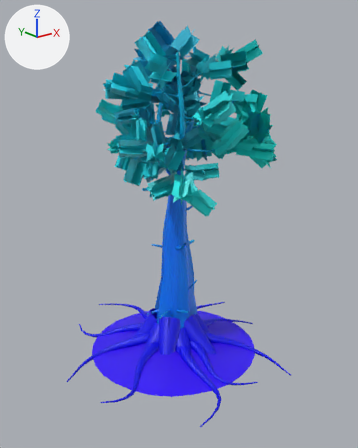
Two versions of the glTF model assets/models/plants/sugi_old.glb, one commit apart.
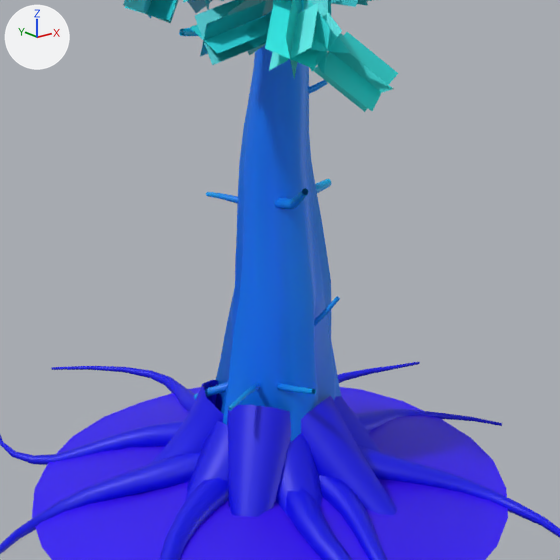
The first picture shows the older version from a 50 mm lens placed at (-20.5, -26.3, 19.9), pointed at (0.4, -0.2, 9.5). The close-ups show the older and then the newer version on the part from 23% to 76% of the width and 40% to 83% of the height of that picture. Only the edits that show in the close-ups are written down. The axes (+X, +Y, +Z) are drawn at upper left. The lights are the same throughout. Objects named as collision shapes, trigger or cutter boxes, shadow casters or lower levels of detail are left out. Vertices at exactly the same position are counted once.

The scene before the commit, as lines of its bpy script (objects in view):
```python
me_lod0 = bpy.data.meshes.new('lod0')
me_lod0.from_pydata(...)  # 7716 vertices, 10864 faces; spans x -8.4..8.1, y -8.1..9.7, z -0.9..22.8
me_lod0.materials.append(mat_defaultmaterial)
ob_lod0 = bpy.data.objects.new('lod0', me_lod0)
ob_lod0.location = (0.0, 0.0, 0.0)
```
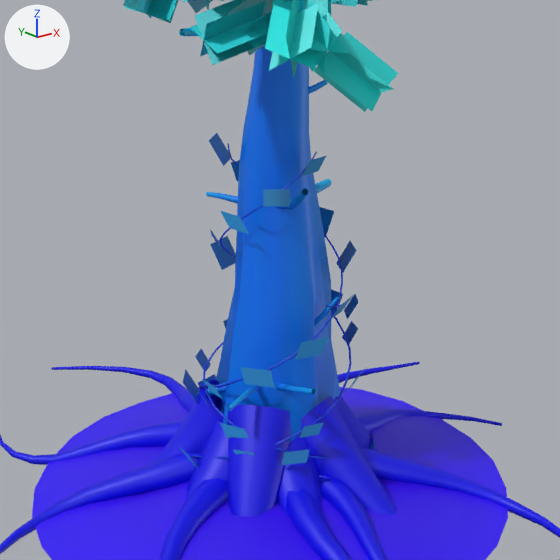
Pixel boxes [x1, y1, x2, y2] of what changed, in the close-ups (560 x 560 px):
part 1 of me_lod0, built on: before [194, 437, 213, 470]; after [178, 133, 374, 480]

What changed in the scene script:
```text
Change me_lod0:
    used by ob_lod0; location = (0.0, 0.0, 0.0)
    remove me_lod0.from_pydata(...)  # 7716 vertices, 10864 faces; spans x -8.4..8.1, y -8.1..9.7, z -0.9..22.8
    add me_lod0.from_pydata(...)  # 8784 vertices, 12268 faces; spans x -8.4..8.1, y -8.1..9.7, z -0.9..22.8
    me_lod0 part 1: 2 vertices moved within x -2.0..1.4, y 0.3..1.8, z 0.9..1.4; 756 vertices added at x -2.5..2.7, y -2.4..2.4, z -0.1..9.2
    other edits to the shape of me_lod0 do not show in these pictures
```
